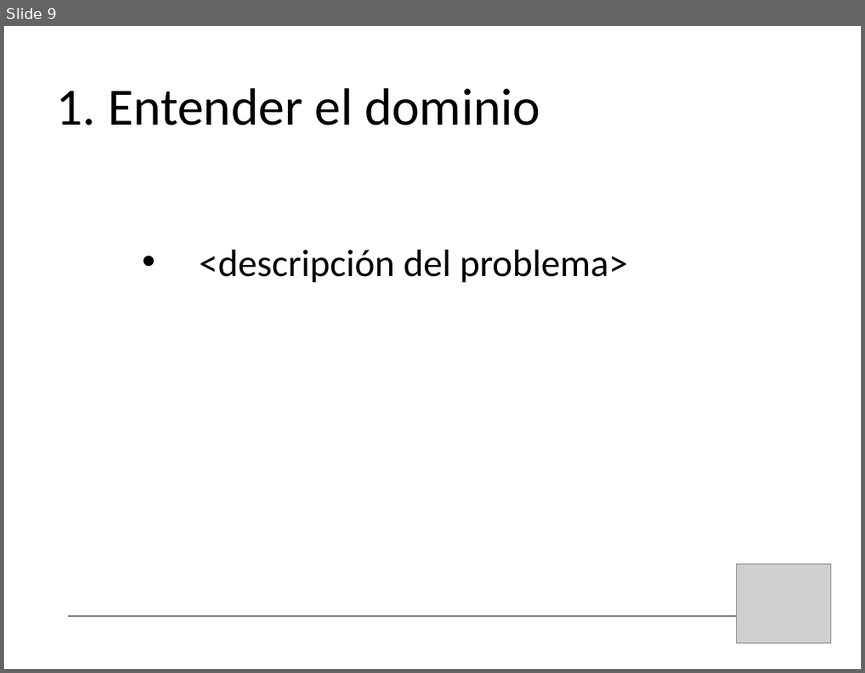
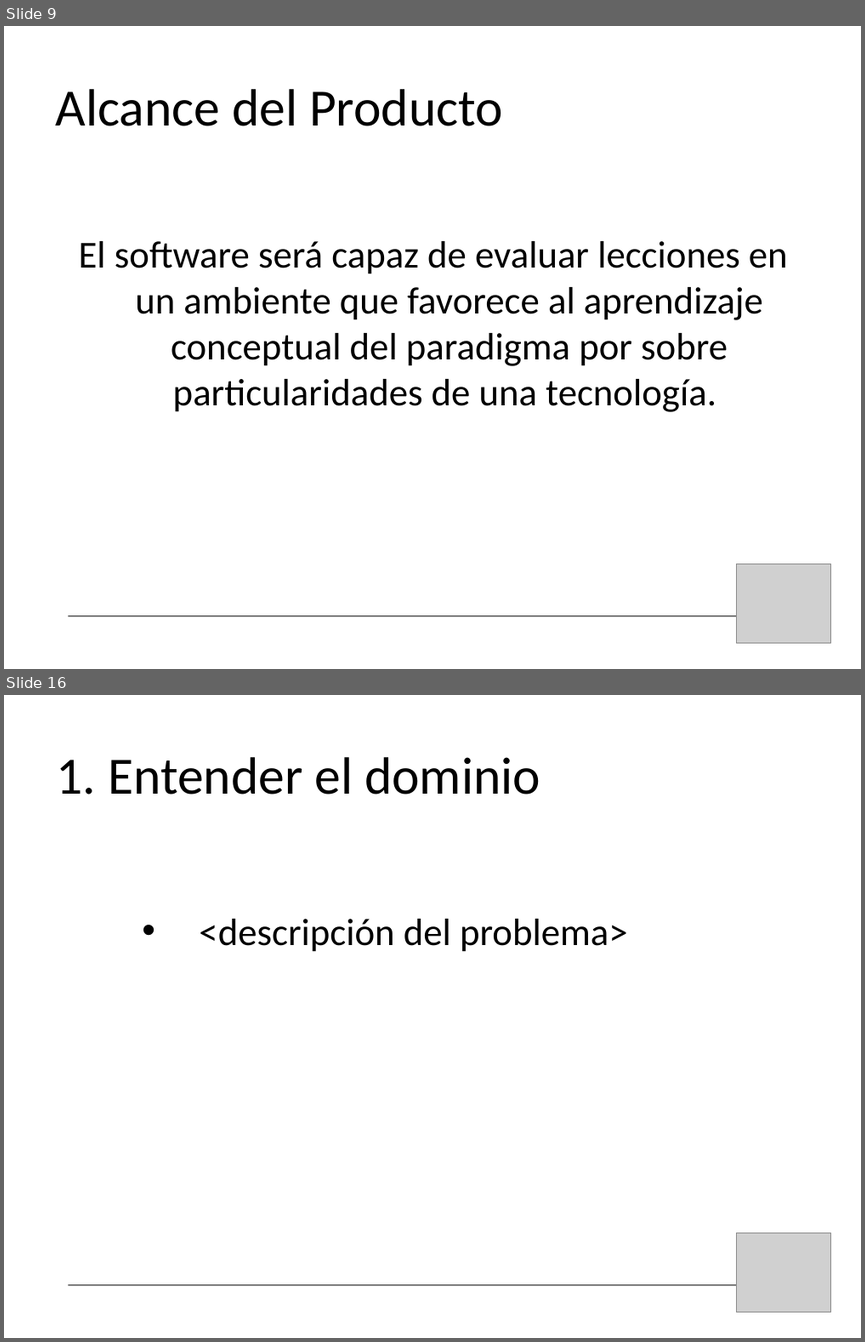
Before and after one commit to bossiernesto/objectbrowserpharo, a slide deck: docs/LOOP-demo-final.ppt. Shown one above the other, each under a label of ours: slide 9 before the commit, slides 9 and 16 after it; the slides between them are not shown. The pictures are 865x673 and 865x1342 pixels, drawn with LibreOffice and Linux fonts; fonts in the diff are those of the drawing; grey boxes stand for pictures. Boxes give left, top, right and bottom in pixels: in the first picture for what was removed or moved away, otherwise in the second. Text is boxed around its words. In the diff, an @@ line names an element or a change of style, - is before the commit and + after.

```diff
--- a/docs/LOOP-demo-final.ppt
+++ b/docs/LOOP-demo-final.ppt
@@ slide 9 added at [4,26,861,669], background #FFFFFF @@
@@ title added at [55,89,503,126], 44 pt, text #000000 @@
+Alcance del Producto
@@ text added at [79,241,788,412], 32 pt, text #000000 @@
+El software será capaz de evaluar lecciones en un ambiente que favorece al aprendizaje conceptual del paradigma por sobre particularidades de una tecnología.
@@ picture added at [736,563,830,643] @@
@@ line added from (69, 616) to (783, 616), #000000 0.74 pt @@
@@ what was slide 9 is now slide 16 @@
```
Also in this commit, not shown: 8 slides changed, 7 other slides added.
